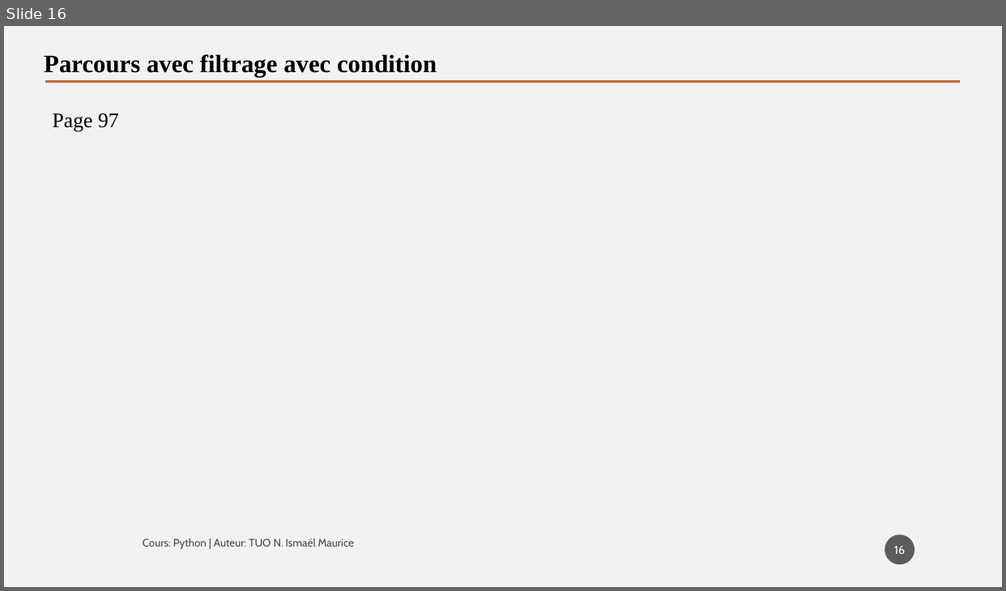
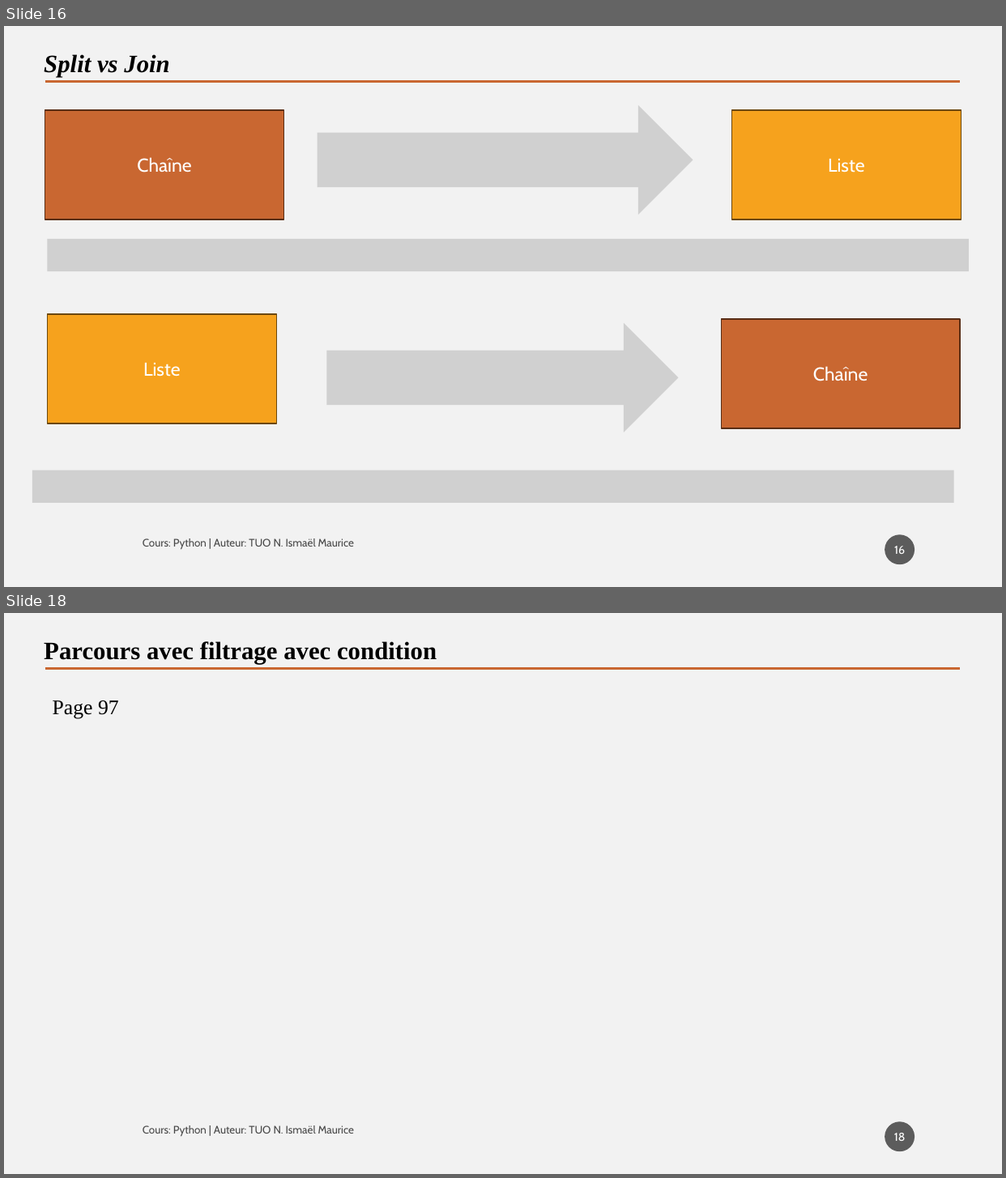
Before and after one commit to tisma95/cours-python, a slide deck: source/Chapitre 9 - Les listes.pptx. Shown one above the other, each under a label of ours: slide 16 before the commit, slides 16 and 18 after it; the slides between them are not shown. The pictures are 1006x591 and 1006x1178 pixels, drawn with LibreOffice and Linux fonts; fonts in the diff are those of the drawing; grey boxes stand for pictures. Boxes give left, top, right and bottom in pixels: in the first picture for what was removed or moved away, otherwise in the second. Text is boxed around its words. In the diff, an @@ line names an element or a change of style, - is before the commit and + after.

Commit message:
Feat(chp9): Chapitre sur les listes
Ajout des operations sur enumerate, boucle for et passage de chaine à liste

```diff
--- a/source/Chapitre 9 - Les listes.pptx
+++ b/source/Chapitre 9 - Les listes.pptx
@@ slide 16 added at (4, 26, 1002, 587), background #F2F2F2 @@
@@ text added at (44, 54, 169, 77), 24 pt, text #000000, bold, italic @@
+Split vs Join
@@ line added from (45, 81) to (960, 81), #C96731 2.5 pt @@
@@ rectangle added at (45, 110, 284, 220), fill #C96731, outline #582D15 1 pt, 18 pt, text #FFFFFF @@
+Chaîne
@@ picture added at (317, 105, 693, 215) @@
@@ rectangle added at (731, 110, 961, 220), fill #F6A21D, outline #6C470D 1 pt, 18 pt, text #FFFFFF @@
+Liste
@@ picture added at (48, 238, 969, 271) @@
@@ rectangle added at (48, 314, 276, 424), fill #F6A21D, outline #6C470D 1 pt, 18 pt, text #FFFFFF @@
+Liste
@@ picture added at (326, 323, 679, 433) @@
@@ rectangle added at (721, 319, 960, 429), fill #C96731, outline #582D15 1 pt, 18 pt, text #FFFFFF @@
+Chaîne
@@ picture added at (32, 471, 954, 504) @@
@@ page number added at (885, 535, 915, 565), fill #1D1D1D at 70% opacity, 11 pt, text #FFFFFF @@
+16
@@ text added at (143, 539, 354, 550), 10.5 pt, text #000000 at 70% opacity @@
+Cours: Python | Auteur: TUO N. Ismaël Maurice
@@ what was slide 16 is now slide 18 @@
@@ page number at (894, 1133, 906, 1141): text changed @@
-16
+18
```
Also in this commit, not shown: 12 slides changed, 1 other slide added, 3 other files.
